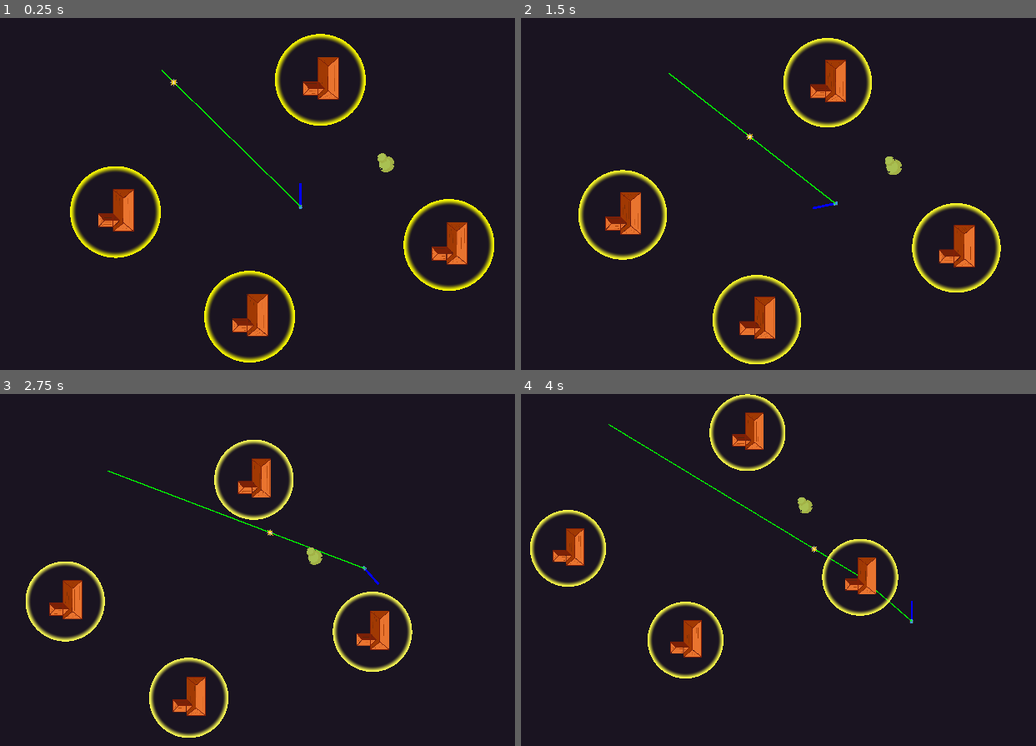
Above: before the commit, frames 1-4 (two rows, left to right).
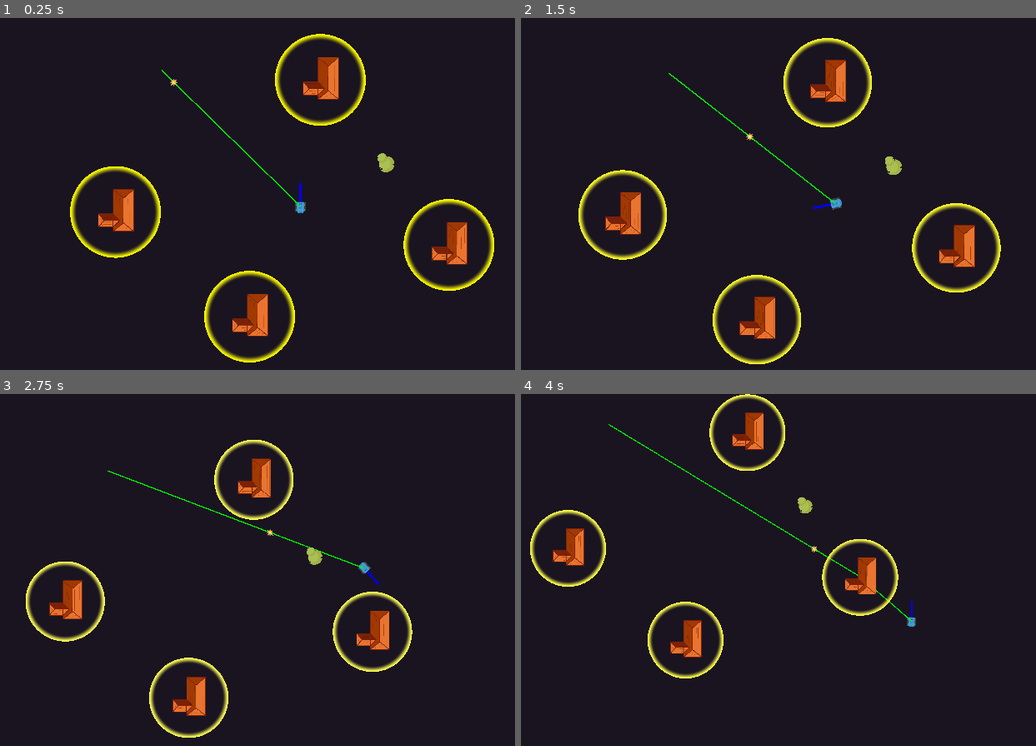
Above: after the commit, the same moments.

Repository: SpyrexDE/BzzBzz
Game: Godot game, scene res://levels/testlvl1.tscn
Same seed, same stepped clock (60 frames per second), same inputs: the game is played once before the commit and once after it.
Inputs:
- Up to frame 1 (0.25 s): no input
- Up to frame 2 (1.5 s): hold D (steer_right) 0.53-1.28 s; hold S (go_backward) from 1.28 s (still down)
- Up to frame 3 (2.75 s): release S (go_backward) at 2.03 s; hold D (steer_right) from 2.03 s (still down)
- Up to frame 4 (4 s): release D (steer_right) at 2.78 s; hold W (go_forward) 2.78-3.53 s; hold A (steer_left) from 3.53 s (still down)

The runs differ from the first frame. In frame 1, less than 0.1% of the frame differs, in the area x 57-60%, y 52-56%; in frame 2, less than 0.1%; in frame 3, less than 0.1%; in frame 4, less than 0.1%.

Commit message:
big boy robot

Diff:
--- a/robot/robot.tscn
+++ b/robot/robot.tscn
@@ -16,6 +16,7 @@
 push_force = 1.0
 
 [node name="Sprite" type="Sprite2D" parent="."]
+scale = Vector2(2.5, 2.5)
 texture = ExtResource("2_ylexb")
 
 [node name="CollisionShape" type="CollisionShape2D" parent="."]
